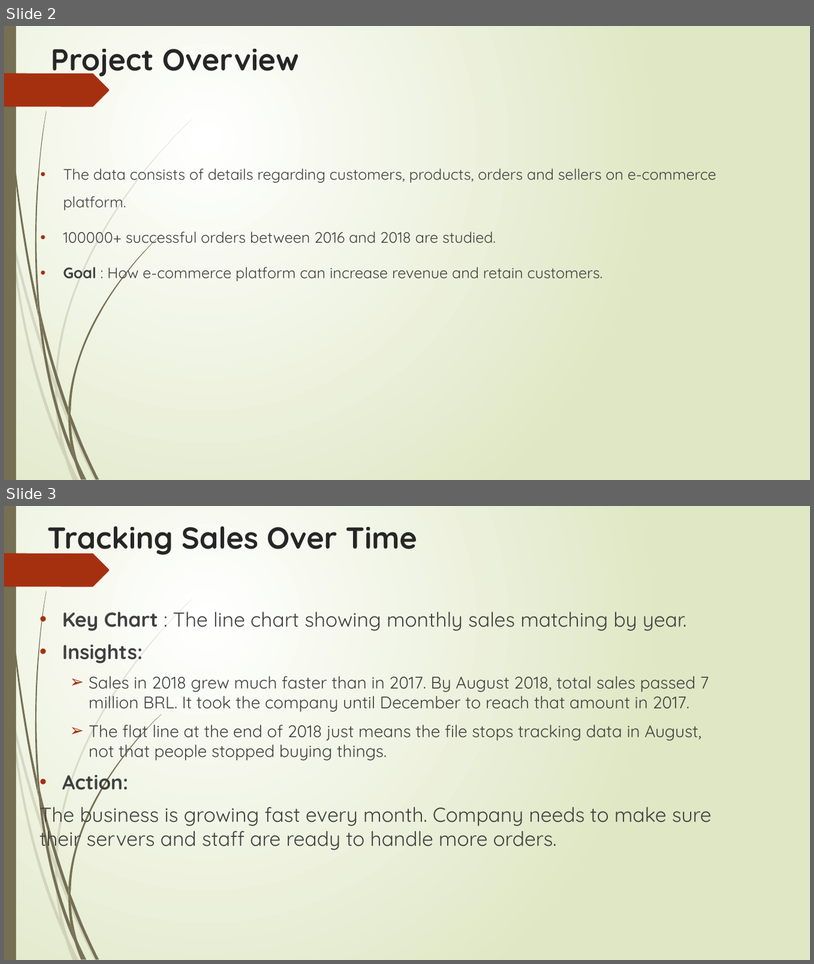
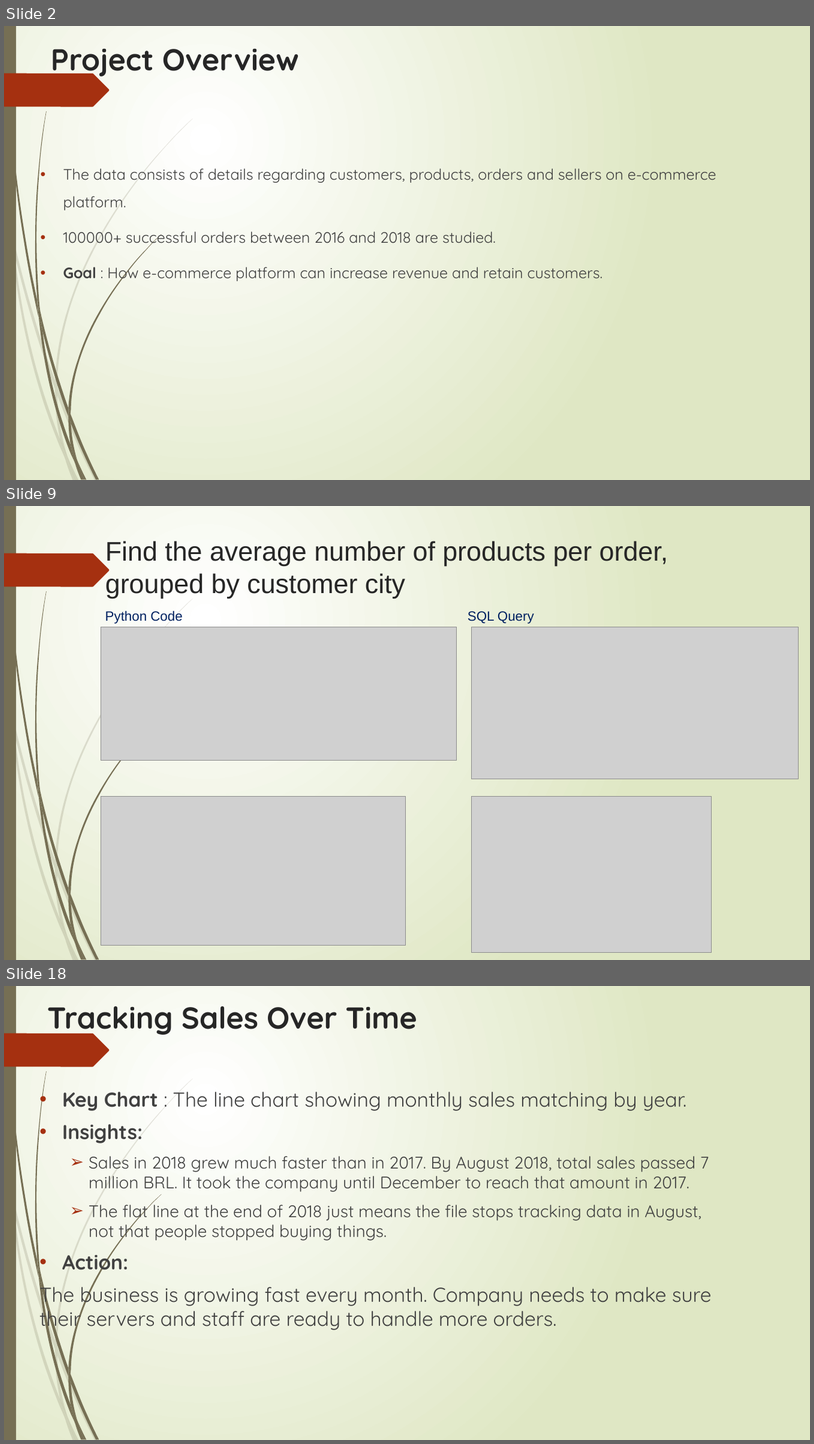
Before and after one commit to pallavigosarr/ecommerce-analytics, a slide deck: Presentation/Executive_summary_&_Insights.pptx. Shown one above the other, each under a label of ours: slides 2 and 3 before the commit, slides 2, 9 and 18 after it; the slides between them are not shown. The pictures are 814x964 and 814x1444 pixels, drawn with LibreOffice and Linux fonts; fonts in the diff are those of the drawing; grey boxes stand for pictures. Boxes give left, top, right and bottom in pixels: in the first picture for what was removed or moved away, otherwise in the second. Text is boxed around its words. In the diff, an @@ line names an element or a change of style, - is before the commit and + after.

```diff
--- a/Presentation/Executive_summary_&_Insights.pptx
+++ b/Presentation/Executive_summary_&_Insights.pptx
@@ slide 9 added at [4,506,810,960], background gradient #FFFFFF to #DFE8C4; not listed: 24 template elements that a slide beside it also shows @@
@@ title added at [105,541,669,598], 32 pt, text #262626 @@
+Find the average number of products per order, grouped by customer city
@@ text added at [105,610,182,624], 16 pt, text #002060 @@
+Python Code
@@ text added at [468,611,534,624], 16 pt, text #002060 @@
+SQL Query
@@ picture added at [101,627,457,760] @@
@@ picture added at [471,627,799,779] @@
@@ picture added at [101,796,405,945] @@
@@ picture added at [471,796,712,952] @@
@@ what was slide 3 is now slide 18 @@
```
Also in this commit, not shown: 14 other slides added.
